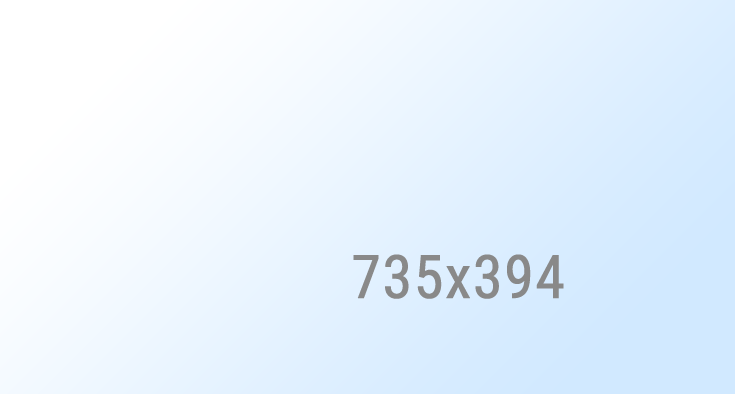
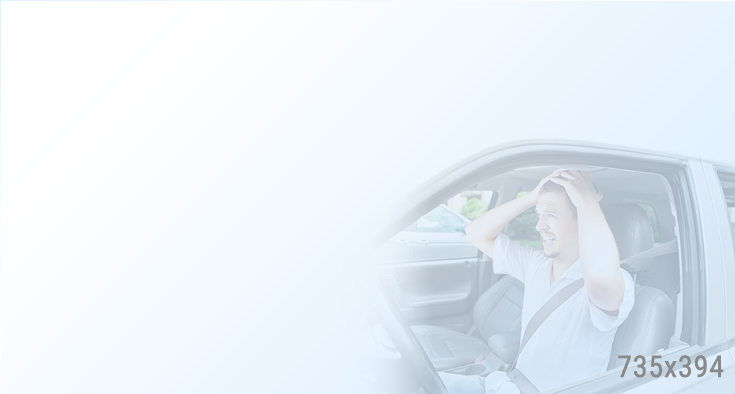
Revision of a layered 735×394 image; what changed, layer by layer:
added layer "Shape 2" above "Shape 1" over [0, 0, 735, 1]
added layer "Shape 1" (screen) above "735x394" over [0, 0, 1, 366]
painted on "735x394" over [353, 254, 724, 378]
added layer "Layer 2" (12%) above "Layer 1" over [0, 0, 735, 394]
"Layer 1": opacity 100% → 74% over [0, 0, 735, 394]
added layer "Layer 3" above "Удобное время для занятий" over [342, 92, 735, 394]
painted on "Layer 0" over [0, 0, 735, 394]
